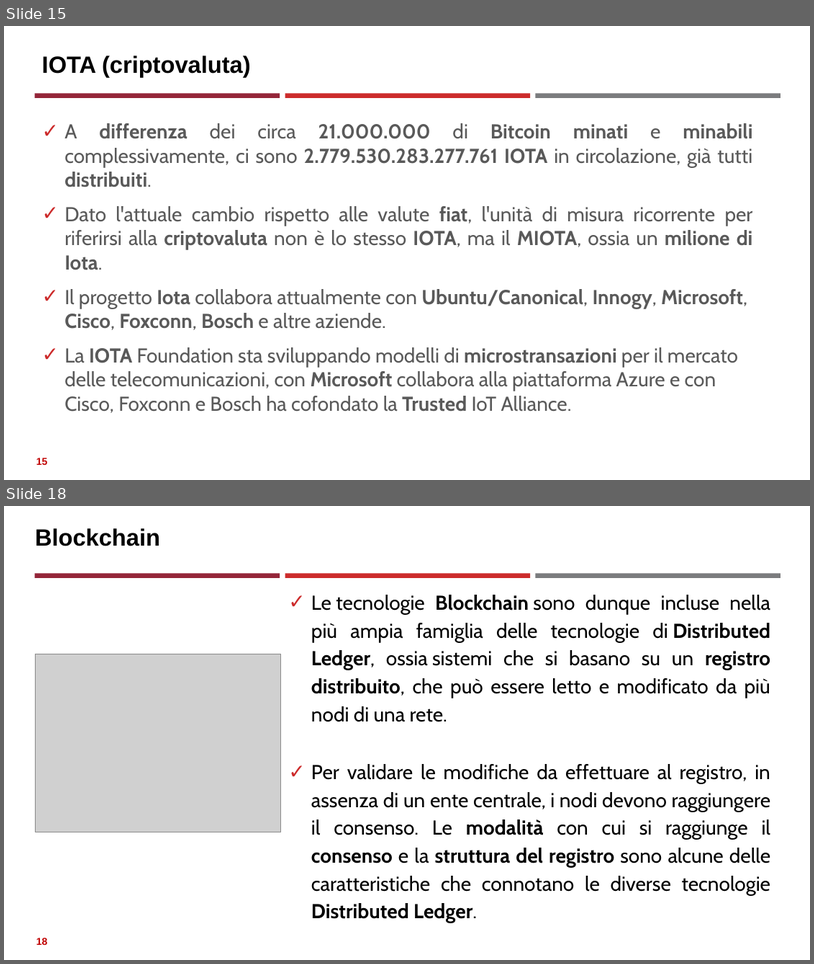
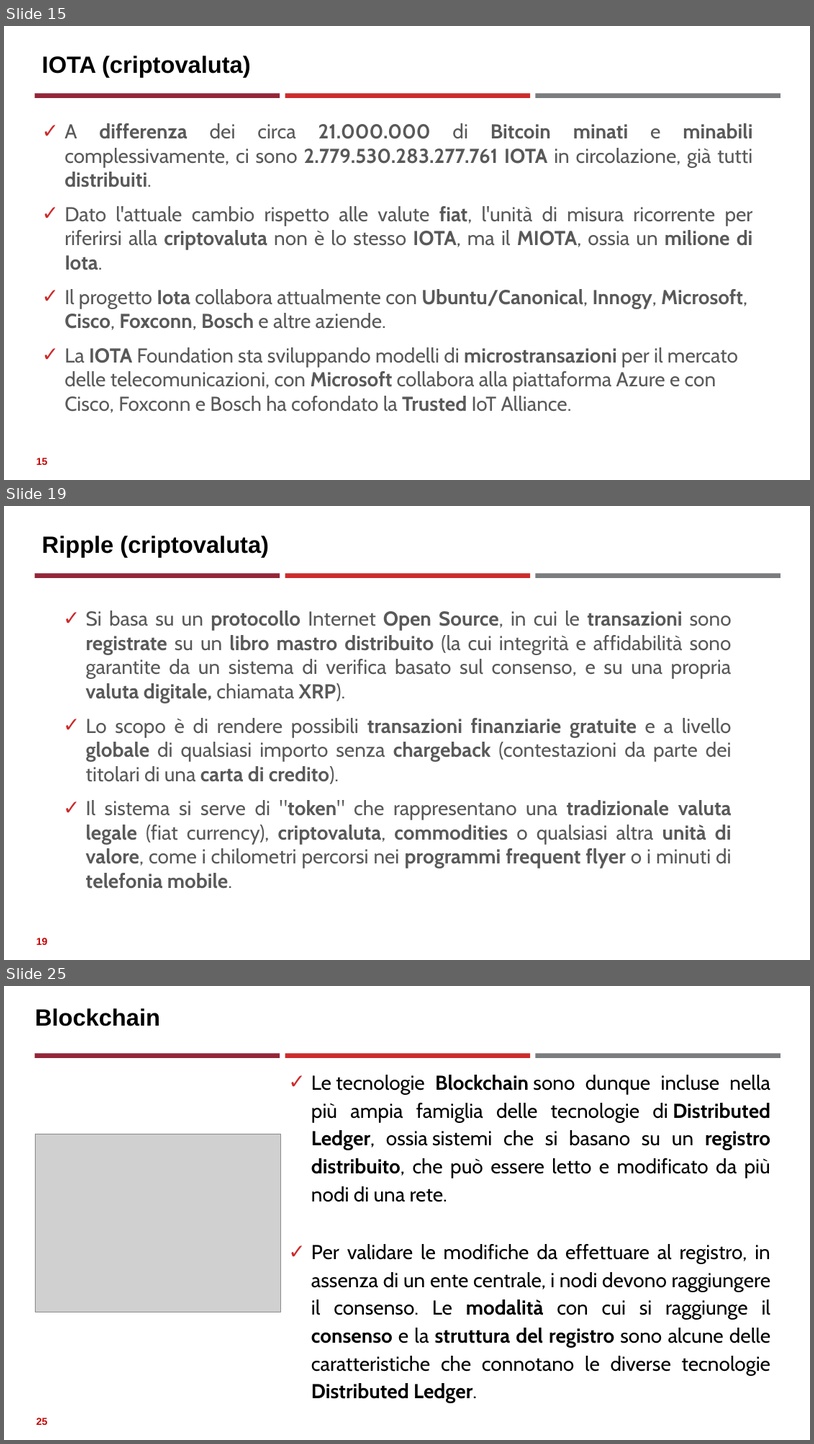
Before and after one commit to neural1977/data_science_interview_material, a slide deck: Assicurazioni/Distributed Ledger Technology_ita.pptx. Shown one above the other, each under a label of ours: slides 15 and 18 before the commit, slides 15, 19 and 25 after it; the slides between them are not shown. The pictures are 814x964 and 814x1444 pixels, drawn with LibreOffice and Linux fonts; fonts in the diff are those of the drawing; grey boxes stand for pictures. Boxes give left, top, right and bottom in pixels: in the first picture for what was removed or moved away, otherwise in the second. Text is boxed around its words. In the diff, an @@ line names an element or a change of style, - is before the commit and + after.

```diff
--- a/Assicurazioni/Distributed Ledger Technology_ita.pptx
+++ b/Assicurazioni/Distributed Ledger Technology_ita.pptx
@@ slide 19 added at (4, 506, 810, 960), background #FFFFFF; not listed: 3 template elements that a slide beside it also shows @@
@@ title added at (42, 536, 269, 557), 28 pt, text #000000, bold @@
+Ripple (criptovaluta)
@@ text added at (86, 610, 732, 888), 24 pt, text #595959 @@
+✓ Si basa su un protocollo Internet Open Source, in cui le transazioni sono registrate su un libro mastro distribuito (la cui integrità e affidabilità sono garantite da un sistema di verifica basato sul consenso, e su una propria valuta digitale, chiamata XRP).
+✓ Lo scopo è di rendere possibili transazioni finanziarie gratuite e a livello globale di qualsiasi importo senza chargeback (contestazioni da parte dei titolari di una carta di credito).
+✓ Il sistema si serve di "token" che rappresentano una tradizionale valuta legale (fiat currency), criptovaluta, commodities o qualsiasi altra unità di valore, come i chilometri percorsi nei programmi frequent flyer o i minuti di telefonia mobile.
@@ page number added at (36, 937, 48, 944), 12 pt, text #C00000, bold @@
+19
@@ what was slide 18 is now slide 25 @@
@@ page number at (36, 1417, 48, 1424): text changed @@
-18
+25
```
Also in this commit, not shown: 2 slides changed, 6 other slides added.
